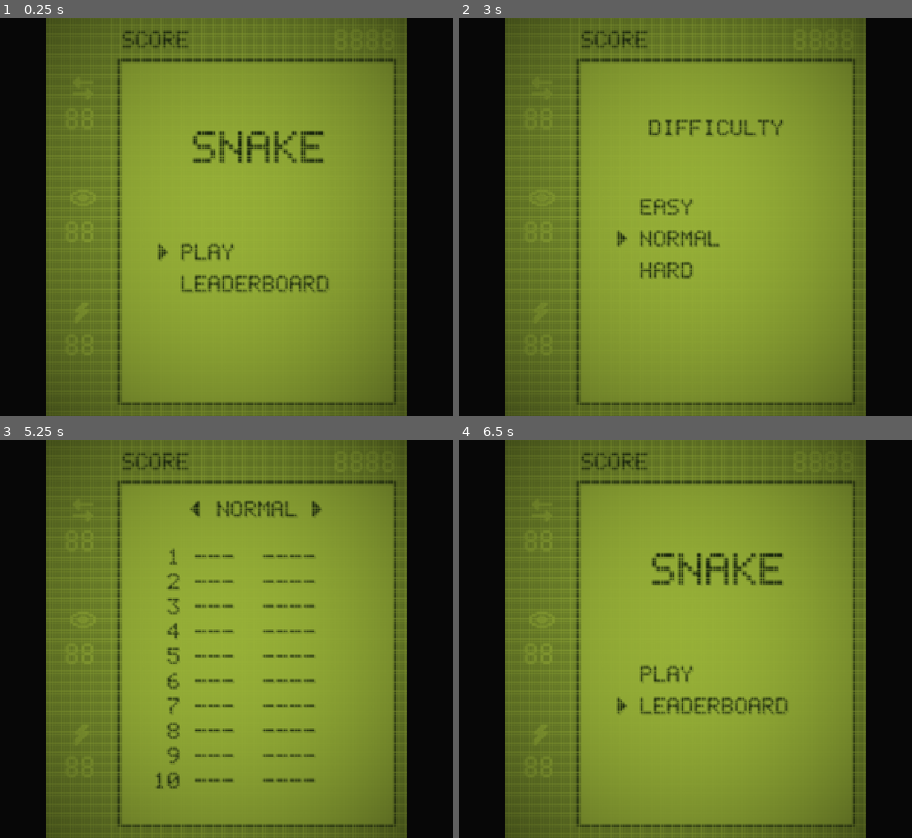
Above: before the commit, frames 1-4 (two rows, left to right).
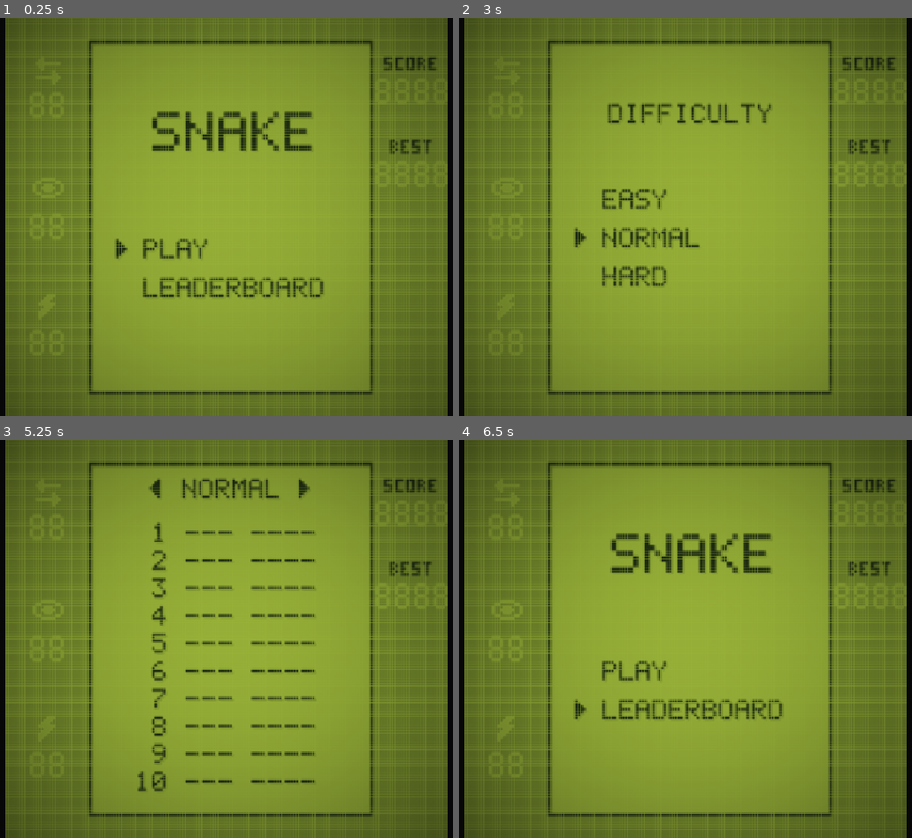
Above: after the commit, the same moments.

Repository: DenPixell/Snake_Godot
Game: Godot game, scene res://screen/screen_preview.tscn
Two runs of this game, one before a commit and one after it. Both use one fixed random seed, a clock stepped at 60 frames per second and the inputs below.
Inputs (mouse positions are in pixels of both pictures, inside the frame that each line leads up to):
- Up to frame 1 (0.25 s): no input
- Up to frame 2 (3 s): tap Enter at 0.5 s; move the mouse to (839, 197) at 0.52 s; hold D (gb_right) 0.53-1.28 s; click (839, 197) at 0.6 s; tap Middle mouse button (gb_start) at 1.25, 2, 2.1, 2.75 s; move the mouse to (545, 236) at 1.27 s; hold S (gb_down) 1.28-2.03 s; right-click (545, 236) at 1.35 s; move the mouse to (757, 129) at 2.02 s; hold D (gb_right) 2.03-2.78 s; move the mouse to (649, 296) at 2.77 s; hold W (gb_up) from 2.78 s (still down); click (649, 296) at 2.85 s
- Up to frame 3 (5.25 s): tap Middle mouse button (gb_start) at 3.5, 4.25, 4.35 s; move the mouse to (439, 698) at 3.52 s; release W (gb_up) at 3.53 s; hold A (gb_left) 3.53-5.03 s; right-click (439, 698) at 3.6 s; move the mouse to (13, 579) at 4.27 s; move the mouse to (262, 639) at 5.02 s; hold S (gb_down) from 5.03 s (still down); click (262, 639) at 5.1 s
- Up to frame 4 (6.5 s): move the mouse to (581, 539) at 5.77 s; release S (gb_down) at 5.78 s; hold D (gb_right) from 5.78 s (still down); right-click (581, 539) at 5.85 s

The runs differ from the first frame. In frame 1, 31% of the frame differs, in the area x 1-99%, y 0-100%; in frame 2, 30%; in frame 3, 33%; in frame 4, 31%.

Commit message:
Экран 160x144 под пропорции Game Boy

Diff:
--- a/screen/game_screen.gd
+++ b/screen/game_screen.gd
@@ -8,9 +8,12 @@
 
 enum Mode { IDLE, COUNTDOWN, PLAYING, PAUSED, DYING }
 
-const SIZE := Vector2i(160, 176)
-const CELL := 6
-const FIELD_ORIGIN := Vector2i(34, 20)
+## Пропорции как у экрана настоящего Game Boy: 160 × 144.
+const SIZE := Vector2i(160, 144)
+const CELL := 5
+const FIELD_ORIGIN := Vector2i(32, 10)
+## Правая колонка со счётом и рекордом.
+const SIDE_X := 134
 const FIELD_SIZE := Vector2i(Board.WIDTH * CELL, Board.HEIGHT * CELL)
 const COUNTDOWN_TIME := 3.0
 const DYING_TIME := 1.5
@@ -20,9 +23,9 @@
 
 ## Слоты эффектов слева от поля: значок и таймер.
 const EFFECT_SLOTS := [
-	{"kind": Effects.Kind.INVERT, "icon": PixelArt.ICON_INVERT, "y": 26},
-	{"kind": Effects.Kind.BLIND, "icon": PixelArt.ICON_EYE, "y": 76},
-	{"kind": Effects.Kind.SPEED, "icon": PixelArt.ICON_LIGHTNING, "y": 126},
+	{"kind": Effects.Kind.INVERT, "icon": PixelArt.ICON_INVERT, "y": 14},
+	{"kind": Effects.Kind.BLIND, "icon": PixelArt.ICON_EYE, "y": 58},
+	{"kind": Effects.Kind.SPEED, "icon": PixelArt.ICON_LIGHTNING, "y": 100},
 ]
 
 var game: SnakeGame
@@ -135,20 +138,31 @@
 
 
 func _draw_hud() -> void:
-	PixelArt.draw_text(self, "SCORE", Vector2i(FIELD_ORIGIN.x, 6))
 	var score := game.score if game != null else 0
-	PixelArt.draw_number(self, score, 4, Vector2i(FIELD_ORIGIN.x + FIELD_SIZE.x - 26, 5), game != null)
+	PixelArt.draw_tiny(self, "SCORE", Vector2i(SIDE_X + 3, 14))
+	PixelArt.draw_number(self, score, 4, Vector2i(SIDE_X, 22), game != null)
+	# Лучший результат на этой сложности. На Easy рекордов нет — цифры только «призраком».
+	var best := _best_score()
+	PixelArt.draw_tiny(self, "BEST", Vector2i(SIDE_X + 5, 44))
+	PixelArt.draw_number(self, best, 4, Vector2i(SIDE_X, 52), best > 0)
 	# Рамка поля напечатана на стекле и горит всегда.
 	draw_rect(Rect2(FIELD_ORIGIN - Vector2i.ONE, FIELD_SIZE + Vector2i(2, 2)), PixelArt.INK, false, 1.0)
 	for slot: Dictionary in EFFECT_SLOTS:
 		_draw_effect_slot(slot)
 
 
+func _best_score() -> int:
+	if game == null or not Difficulty.has_leaderboard(game.level):
+		return 0
+	var entries := Records.board(game.level).entries
+	return entries[0]["score"] if not entries.is_empty() else 0
+
+
 func _draw_effect_slot(slot: Dictionary) -> void:
 	var icon: Array = slot["icon"]
 	var icon_width: int = icon[0].length()
 	var y: int = slot["y"]
-	var icon_origin := Vector2i(16 - icon_width / 2, y)
+	var icon_origin := Vector2i(15 - icon_width / 2, y)
 	var left := game.effects.time_left(slot["kind"]) if game != null else 0.0
 	# В последние полторы секунды значок мигает, предупреждая о конце эффекта.
 	var blink_off := left < 1.5 and fmod(Time.get_ticks_msec() / 1000.0, 0.3) < 0.15
@@ -156,13 +170,13 @@
 	PixelArt.draw_pattern(self, icon, icon_origin, PixelArt.GHOST)
 	if lit:
 		PixelArt.draw_pattern(self, icon, icon_origin, PixelArt.INK)
-	PixelArt.draw_number(self, ceili(left), 2, Vector2i(9, y + 14), left > 0.0)
+	PixelArt.draw_number(self, ceili(left), 2, Vector2i(9, y + 13), left > 0.0)
 
 
 func _draw_field() -> void:
 	draw_rect(Rect2(FIELD_ORIGIN, FIELD_SIZE), PixelArt.MATRIX)
 	for brick in game.board.bricks():
-		draw_rect(Rect2(_cell_origin(brick), Vector2.ONE * (CELL - 1)), PixelArt.INK)
+		PixelArt.draw_pattern(self, PixelArt.WALL, _cell_origin(brick), PixelArt.INK)
 	_draw_item()
 	# Во время смерти змейка мигает.
 	if mode == Mode.DYING and fmod(_timer, 0.3) < 0.15:
@@ -181,7 +195,7 @@
 	PixelArt.draw_pattern(self, PixelArt.SPRITES[item.type], origin, PixelArt.INK)
 	if item.compact:
 		# Пометка «x2» над клеткой, а у верхнего края — под ней.
-		var above := origin + Vector2i(-1, -6)
+		var above := origin + Vector2i(-1, -CELL - 1)
 		if item.cells[0].y == 0:
 			above = origin + Vector2i(-1, CELL + 1)
 		PixelArt.draw_tiny(self, "x2", above)
@@ -207,13 +221,13 @@
 	var eyes: Array[Vector2i]
 	match game.direction:
 		Vector2i.UP:
-			eyes = [Vector2i(1, 1), Vector2i(3, 1)]
+			eyes = [Vector2i(1, 1), Vector2i(2, 1)]
 		Vector2i.DOWN:
-			eyes = [Vector2i(1, 3), Vector2i(3, 3)]
+			eyes = [Vector2i(1, 2), Vector2i(2, 2)]
 		Vector2i.LEFT:
-			eyes = [Vector2i(1, 1), Vector2i(1, 3)]
+			eyes = [Vector2i(1, 1), Vector2i(1, 2)]
 		_:
-			eyes = [Vector2i(3, 1), Vector2i(3, 3)]
+			eyes = [Vector2i(2, 1), Vector2i(2, 2)]
 	for eye in eyes:
 		draw_rect(Rect2(origin + eye, Vector2.ONE), PixelArt.MATRIX)
 
--- a/screen/handheld.gd
+++ b/screen/handheld.gd
@@ -137,12 +137,12 @@
 		Page.MAIN:
 			var title_width := PixelArt.text_width("SNAKE", 2)
 			PixelArt.draw_text(canvas, "SNAKE",
-					Vector2i(FIELD_ORIGIN.x + (FIELD_SIZE.x - title_width) / 2, FIELD_ORIGIN.y + 30),
+					Vector2i(FIELD_ORIGIN.x + (FIELD_SIZE.x - title_width) / 2, FIELD_ORIGIN.y + 24),
 					PixelArt.INK, 2)
-			_draw_list(canvas, MAIN_ITEMS, FIELD_ORIGIN.y + 80)
+			_draw_list(canvas, MAIN_ITEMS, FIELD_ORIGIN.y + 70)
 		Page.DIFFICULTY:
-			GameScreen.draw_lines(canvas, ["DIFFICULTY"], FIELD_ORIGIN.y + 30)
-			_draw_list(canvas, LEVEL_ITEMS, FIELD_ORIGIN.y + 60)
+			GameScreen.draw_lines(canvas, ["DIFFICULTY"], FIELD_ORIGIN.y + 26)
+			_draw_list(canvas, LEVEL_ITEMS, FIELD_ORIGIN.y + 52)
 		Page.LEADERBOARD:
 			_draw_leaderboard(canvas)
 		Page.NAME_ENTRY:
@@ -157,7 +157,7 @@
 
 ## Пункты списка с треугольником-курсором слева от выбранного.
 func _draw_list(canvas: CanvasItem, items: Array, top: int) -> void:
-	var left := FIELD_ORIGIN.x + 26
+	var left := FIELD_ORIGIN.x + 18
 	for i in items.size():
 		var y := top + i * 14
 		PixelArt.draw_text(canvas, items[i], Vector2i(left, y))
@@ -167,25 +167,25 @@
 
 func _draw_leaderboard(canvas: CanvasItem) -> void:
 	var title := "< %s >" % Difficulty.Level.keys()[_board_level]
-	GameScreen.draw_lines(canvas, [title], FIELD_ORIGIN.y + 12)
+	GameScreen.draw_lines(canvas, [title], FIELD_ORIGIN.y + 9)
 	var entries := Records.board(_board_level).entries
 	for i in Leaderboard.SIZE:
-		var y := FIELD_ORIGIN.y + 28 + i * 11
-		var row := "%2d ---  ----" % (i + 1)
+		var y := FIELD_ORIGIN.y + 20 + i * 10
+		var row := "%2d --- ----" % (i + 1)
 		if i < entries.size():
-			row = "%2d %s  %04d" % [i + 1, entries[i]["name"], entries[i]["score"]]
-		PixelArt.draw_text(canvas, row, Vector2i(FIELD_ORIGIN.x + 14, y))
+			row = "%2d %s %04d" % [i + 1, entries[i]["name"], entries[i]["score"]]
+		PixelArt.draw_text(canvas, row, Vector2i(FIELD_ORIGIN.x + 15, y))
 
 
 func _draw_name_entry(canvas: CanvasItem) -> void:
-	GameScreen.draw_lines(canvas, ["NEW RECORD", "", "SCORE %d" % _last_score], FIELD_ORIGIN.y + 40)
+	GameScreen.draw_lines(canvas, ["NEW RECORD", "", "SCORE %d" % _last_score], FIELD_ORIGIN.y + 26)
 	var scale := 2
 	var step := (PixelArt.GLYPH_WIDTH + 3) * scale
 	var left := FIELD_ORIGIN.x + (FIELD_SIZE.x - step * Leaderboard.NAME_LENGTH) / 2
-	var y := FIELD_ORIGIN.y + 80
+	var y := FIELD_ORIGIN.y + 64
 	for i in Leaderboard.NAME_LENGTH:
 		var x := left + i * step
 		PixelArt.draw_text(canvas, LETTERS[_name_letters[i]], Vector2i(x, y), PixelArt.INK, scale)
 		if i == _name_cursor:
 			canvas.draw_rect(Rect2(x, y + 17, PixelArt.GLYPH_WIDTH * scale, 2), PixelArt.INK)
-	GameScreen.draw_lines(canvas, ["A - OK"], FIELD_ORIGIN.y + 125)
+	GameScreen.draw_lines(canvas, ["A - OK"], FIELD_ORIGIN.y + 106)
--- a/screen/handheld.tscn
+++ b/screen/handheld.tscn
@@ -1,11 +1,11 @@
-[gd_scene load_steps=3 format=3]
+[gd_scene format=3 uid="uid://b1shtirtrm7xq"]
 
-[ext_resource type="Script" path="res://screen/handheld.gd" id="1_handheld"]
-[ext_resource type="PackedScene" path="res://screen/game_screen.tscn" id="2_game"]
+[ext_resource type="Script" uid="uid://oew5msch7po3" path="res://screen/handheld.gd" id="1_handheld"]
+[ext_resource type="PackedScene" uid="uid://dddw8frbm5hjy" path="res://screen/game_screen.tscn" id="2_game"]
 
-[node name="Handheld" type="Node2D"]
+[node name="Handheld" type="Node2D" unique_id=1109857935]
 script = ExtResource("1_handheld")
 
-[node name="GameScreen" parent="." instance=ExtResource("2_game")]
+[node name="GameScreen" parent="." unique_id=1048311646 instance=ExtResource("2_game")]
 
-[node name="MenuLayer" type="Node2D" parent="."]
+[node name="MenuLayer" type="Node2D" parent="." unique_id=1504491631]
--- a/screen/pixel_art.gd
+++ b/screen/pixel_art.gd
@@ -59,10 +59,17 @@
 const GLYPH_WIDTH := 5
 const GLYPH_HEIGHT := 7
 
-## Мелкие цифры 3 × 5 для пометки «x2» над большим яблоком.
+## Мелкий шрифт 3 × 5: подписи у счёта и пометка «x2» над большим яблоком.
 const TINY := {
 	"x": ["...", "#.#", ".#.", "#.#", "..."],
 	"2": ["##.", "..#", ".#.", "#..", "###"],
+	"S": ["###", "#..", "###", "..#", "###"],
+	"C": ["###", "#..", "#..", "#..", "###"],
+	"O": ["###", "#.#", "#.#", "#.#", "###"],
+	"R": ["##.", "#.#", "##.", "#.#", "#.#"],
+	"E": ["###", "#..", "##.", "#..", "###"],
+	"B": ["##.", "#.#", "##.", "#.#", "##."],
+	"T": ["###", ".#.", ".#.", ".#.", ".#."],
 }
 
 ## Значки эффектов, напечатанные на стекле слева от поля.
@@ -99,30 +106,30 @@
 	"#.....",
 ]
 
-## Спрайты объектов 6 × 6 (одна клетка поля).
+## Спрайты объектов 5 × 5 (одна клетка поля).
 const SPRITES := {
-	Item.Type.DOT: ["......", "......", "..##..", "..##..", "......", "......"],
-	Item.Type.BRICK: ["######", "#..#..", "######", "..#..#", "######", "#..#.."],
-	Item.Type.ROTTEN_APPLE: ["...#..", ".##.#.", "#.####", "####.#", "#.####", ".####."],
-	Item.Type.ROTTEN_BANANA: ["....#.", "....##", "...#.#", "..##.#", "##.##.", ".###.."],
-	Item.Type.LIGHTNING: ["..###.", ".###..", "#####.", "..###.", ".##...", "#....."],
-	Item.Type.BIG_APPLE: ["...#..", ".##.#.", "######", "######", "######", ".####."],
+	Item.Type.DOT: [".....", ".###.", ".###.", ".###.", "....."],
+	Item.Type.BRICK: ["#####", "#..#.", "#####", ".#..#", "#####"],
+	Item.Type.ROTTEN_APPLE: ["..#..", "##.##", "###.#", "##.##", ".###."],
+	Item.Type.ROTTEN_BANANA: ["...#.", "...##", "..#.#", "##.#.", ".##.."],
+	Item.Type.LIGHTNING: ["..###", ".##..", "#####", "..##.", ".#..."],
+	Item.Type.BIG_APPLE: ["..#..", "##.##", "#####", "#####", ".###."],
 }
-## Большое яблоко 2 × 2 клетки, 12 × 12 пикселей.
+## Большое яблоко 2 × 2 клетки, 10 × 10 пикселей.
 const BIG_APPLE := [
-	"......##....",
-	".....#......",
-	"..####.###..",
-	".##########.",
-	"####.#######",
-	"###.########",
-	"############",
-	"############",
-	"############",
-	".##########.",
-	"..########..",
-	"...##..##...",
-]
+	"....##....",
+	"...#......",
+	".###.###..",
+	"##########",
+	"###.######",
+	"##.#######",
+	"##########",
+	"##########",
+	".########.",
+	"..##..##..",
+]
+## Поставленный кирпич — штриховка, чтобы не путать с телом змейки.
+const WALL := ["#.#.#", ".#.#.", "#.#.#", ".#.#.", "#.#.#"]
 
 ## Какие сегменты горят у цифр 0–9. Порядок: a b c d e f g.
 const SEGMENTS := [
Not shown, changed: screen/lcd.gdshaderinc
